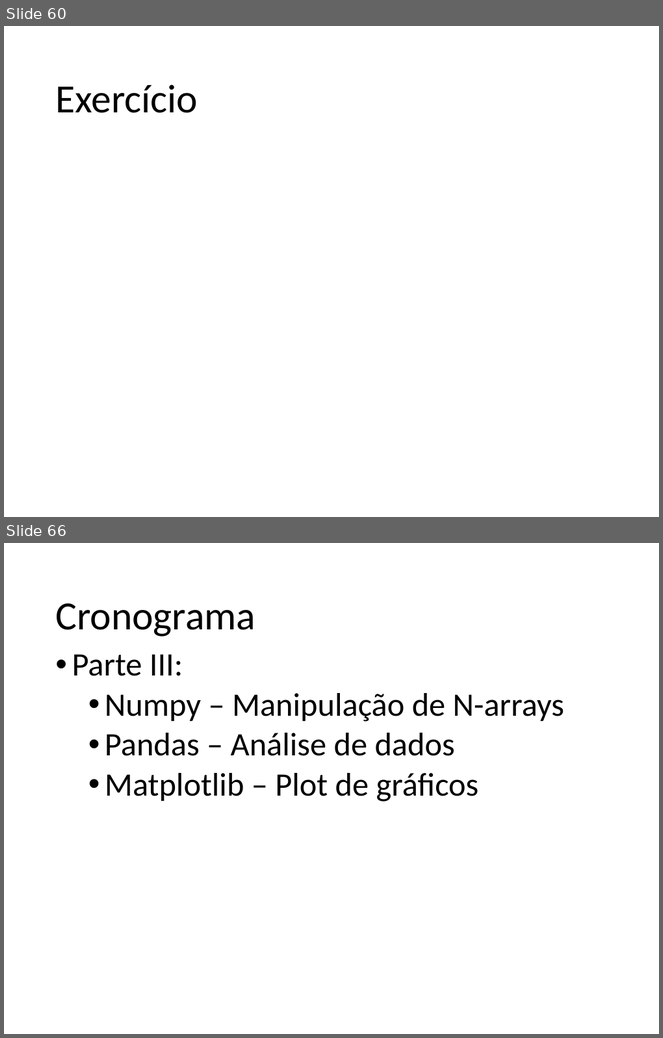
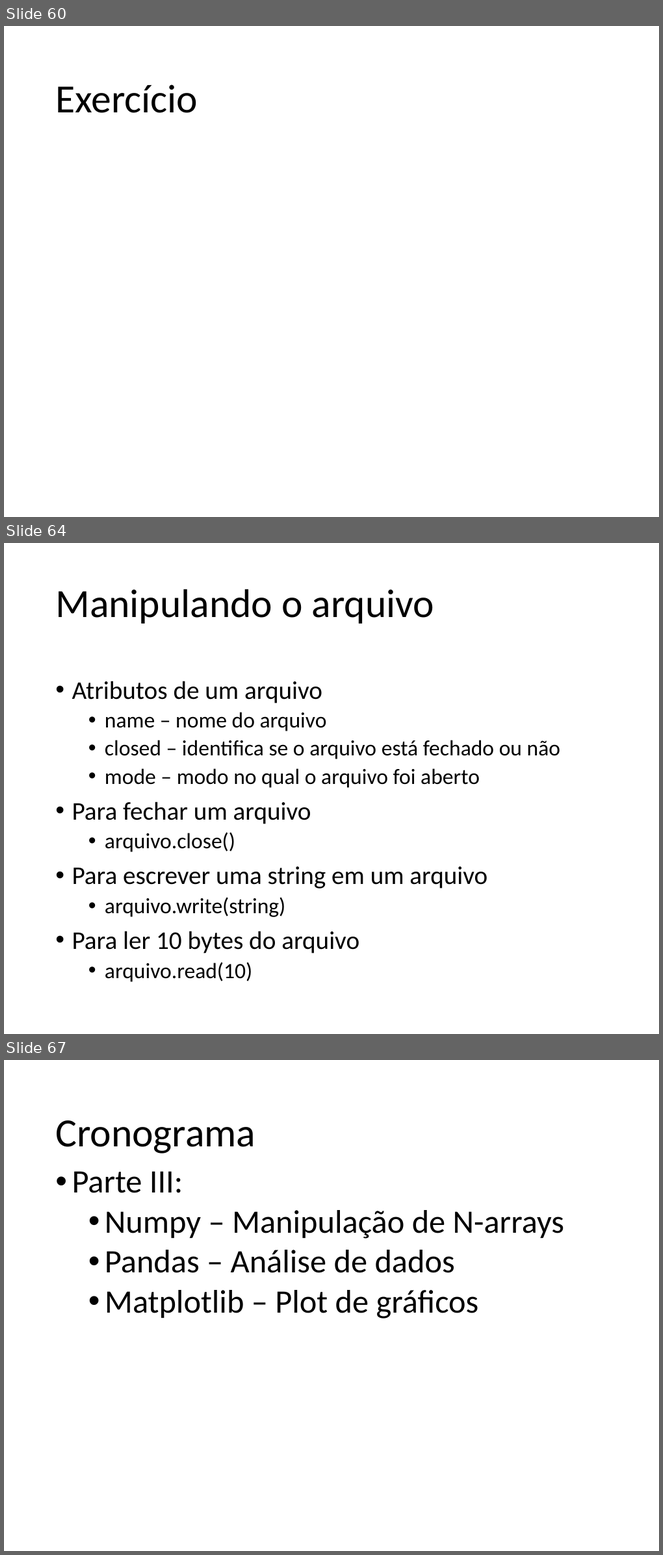
Before and after one commit to fernandoFernandeSantos/minicurso_python_2019, a slide deck: aula.pptx. Shown one above the other, each under a label of ours: slides 60 and 66 before the commit, slides 60, 64 and 67 after it; the slides between them are not shown. The pictures are 663x1038 and 663x1555 pixels, drawn with LibreOffice and Linux fonts; fonts in the diff are those of the drawing. Boxes give left, top, right and bottom in pixels: in the first picture for what was removed or moved away, otherwise in the second. Text is boxed around its words. In the diff, an @@ line names an element or a change of style, - is before the commit and + after.

Commit message:
dados arquivo csv

```diff
--- a/aula.pptx
+++ b/aula.pptx
@@ slide 64 added at (x1=4, y1=543, x2=659, y2=1034), background #FFFFFF @@
@@ title added at (x1=55, y1=589, x2=435, y2=624), 44 pt, text #000000 @@
+Manipulando o arquivo
@@ text added at (x1=72, y1=681, x2=560, y2=982), 24 pt, text #000000 @@
+• Atributos de um arquivo
+  • name – nome do arquivo
+  • closed – identifica se o arquivo está fechado ou não
+  • mode – modo no qual o arquivo foi aberto
+• Para fechar um arquivo
+  • arquivo.close()
+• Para escrever uma string em um arquivo
+  • arquivo.write(string)
+• Para ler 10 bytes do arquivo
+  • arquivo.read(10)
@@ what was slide 66 is now slide 67 @@
```
Also in this commit, not shown: 6 slides changed, 3 other slides added, 3 slides removed, 2 other files.
